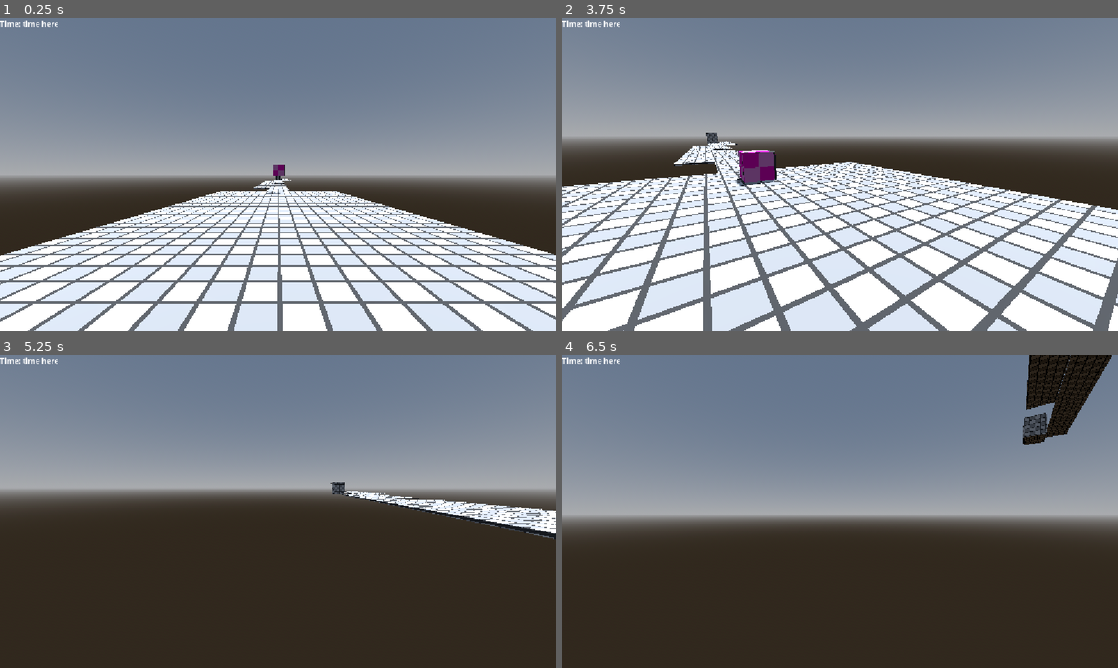
Above: before the commit, frames 1-4 (two rows, left to right).
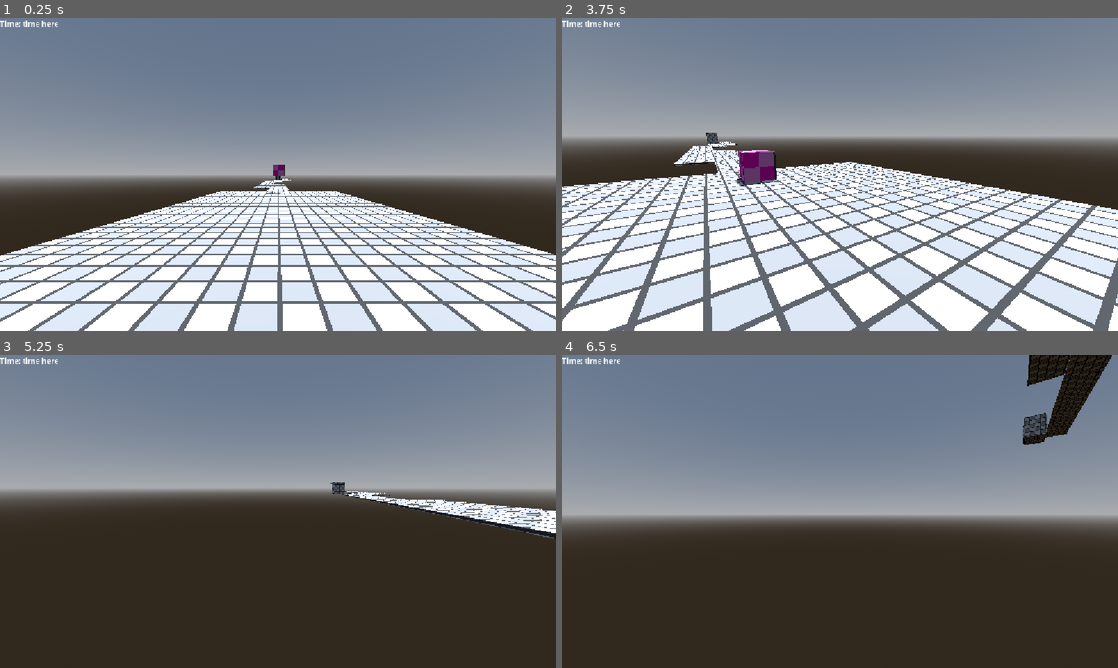
Above: after the commit, the same moments.

Repository: angrypig555/haven-game-2026
Game: Godot game, scene res://scenes/level5.tscn
The game is run twice, just before and just after one commit, with the same random seed, the same clock (stepped at 60 frames per second) and the same inputs. This scene is started directly instead of the project's main scene.
Inputs (mouse positions are in pixels of both pictures, inside the frame that each line leads up to):
- Up to frame 1 (0.25 s): no input
- Up to frame 2 (3.75 s): tap Enter (ui_accept) at 0.5, 0.77, 1.52, 2, 3.02 s; move the mouse to (962, 158) at 0.52 s; hold D (right_strafe) 0.53-1.28 s; tap Shift (dash) every 0.75 s from 0.6 to 3.6 s; click (962, 158) at 0.67 s; move the mouse to (812, 174) at 1.27 s; hold W (forward) from 1.28 s (still down); move the mouse to (851, 168) at 2.02 s; tap R (reset) at 2.75 s; move the mouse to (834, 180) at 2.77 s; move the mouse to (878, 177) at 3.52 s
- Up to frame 3 (5.25 s): keep holding W (forward); tap Enter (ui_accept) at 3.77, 4.52, 5 s; move the mouse to (233, 508) at 4.27 s; tap Shift (dash) at 4.35, 5.1 s; move the mouse to (283, 511) at 5.02 s
- Up to frame 4 (6.5 s): move the mouse to (817, 505) at 5.77 s; release W (forward) at 5.78 s; hold D (right_strafe) from 5.78 s (still down); tap Shift (dash) at 5.85 s; tap Enter (ui_accept) at 6.02 s

The runs differ from the first frame. In frame 1, less than 0.1% of the frame differs, in the area x 49-52%, y 52-54%; in frame 2, less than 0.1%; in frame 3, less than 0.1%; in frame 4, 0.5%, in the area x 83-91%, y 6-18%.

Commit message:
e

Diff:
--- a/haven-2026/scenes/level5.tscn
+++ b/haven-2026/scenes/level5.tscn
@@ -102,7 +102,7 @@
 shape = SubResource("ConcavePolygonShape3D_8y2od")
 
 [node name="MeshInstance3D4" type="MeshInstance3D" parent="." unique_id=48939215]
-transform = Transform3D(2.1497018, 0, 0, 0, 0.09406763, 0, 0, 0, 22.278881, 0, -0.50518763, -48.369236)
+transform = Transform3D(2.1497018, 0, 0, 0, 0.09406763, 0, 0, 0, 11.768346, 0, -0.50518763, -48.369236)
 material_override = ExtResource("2_jfeem")
 mesh = SubResource("BoxMesh_nsmo0")
 surface_material_override/0 = SubResource("StandardMaterial3D_8s0yo")
--- a/haven-2026/scenes/player.tscn
+++ b/haven-2026/scenes/player.tscn
@@ -4,6 +4,7 @@
 [ext_resource type="AudioStream" uid="uid://hr8o4caqopi3" path="res://sounds/dash.wav" id="2_dqkch"]
 [ext_resource type="AudioStream" uid="uid://c0age1obblyba" path="res://sounds/Frozen.mp3" id="2_g2els"]
 [ext_resource type="AudioStream" uid="uid://c0qyuwqp2hkg6" path="res://sounds/jump.wav" id="3_qlg0r"]
+[ext_resource type="AudioStream" uid="uid://dlg62w6ktjnqy" path="res://sounds/powerUp.wav" id="4_qlg0r"]
 
 [sub_resource type="CapsuleShape3D" id="CapsuleShape3D_esvqh"]
 
@@ -23,6 +24,10 @@
 [node name="Jump_sfx" type="AudioStreamPlayer3D" parent="Neck" unique_id=314454765]
 transform = Transform3D(1, 0, 0, 0, 1, 0, 0, 0, 1, 0, -0.49391577, 0)
 stream = ExtResource("3_qlg0r")
+
+[node name="Spawn_sfx" type="AudioStreamPlayer3D" parent="Neck" unique_id=270850883]
+transform = Transform3D(1, 0, 0, 0, 1, 0, 0, 0, 1, 0, -0.49391577, 0)
+stream = ExtResource("4_qlg0r")
 
 [node name="Camera3D" type="Camera3D" parent="Neck" unique_id=1177943138]
 
Not shown, added: haven-2026/sounds/powerUp.wav.import
Not shown, added: haven-2026/sounds/powerUp.wav
